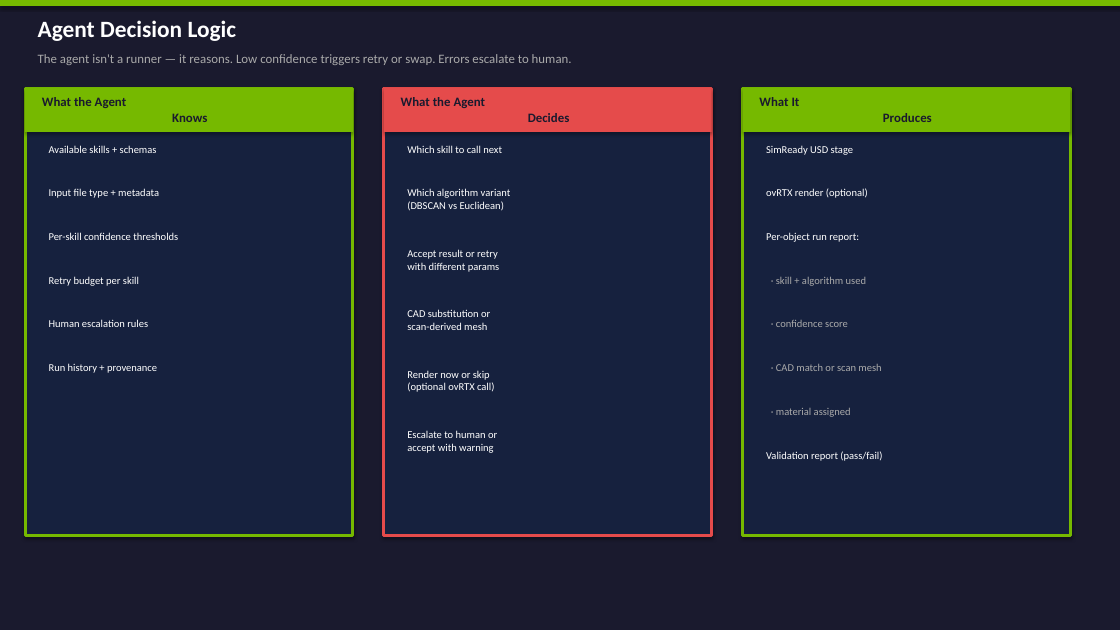
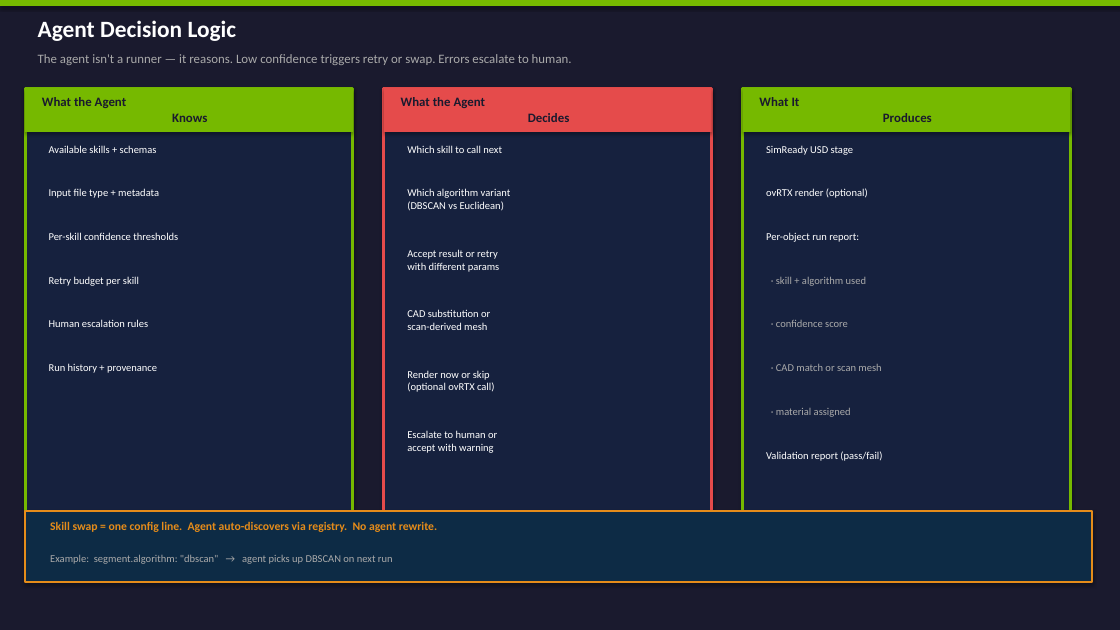
Before and after one commit to Mpgeyer/Agent-ready-dashboard, a slide deck: slide 5 of scan2twin-architecture-v3.pptx. Drawn at 1120x630 pixels with LibreOffice and Linux fonts; fonts in the diff are those of the drawing. Boxes give left, top, right and bottom in pixels: in the first picture for what was removed or moved away, otherwise in the second. Text is boxed around its words. In the diff, an @@ line names an element or a change of style, - is before the commit and + after.

Commit message:
v3: slide3 OSS legend, slide5 orange skill swap callout restored

```diff
--- a/scan2twin-architecture-v3.pptx
+++ b/scan2twin-architecture-v3.pptx
@@ rectangle added at [25, 511, 1092, 582], fill #0D2B45, outline #E58C1A 1.5 pt @@
@@ text added at [50, 522, 437, 532], 10 pt, text #E58C1A, bold @@
+Skill swap = one config line. Agent auto-discovers via registry. No agent rewrite.
@@ text added at [50, 554, 393, 564], 9 pt, text #AAAAAA @@
+Example: segment.algorithm: "dbscan" → agent picks up DBSCAN on next run
```
Also in this commit, not shown: 1 other slide changed.
